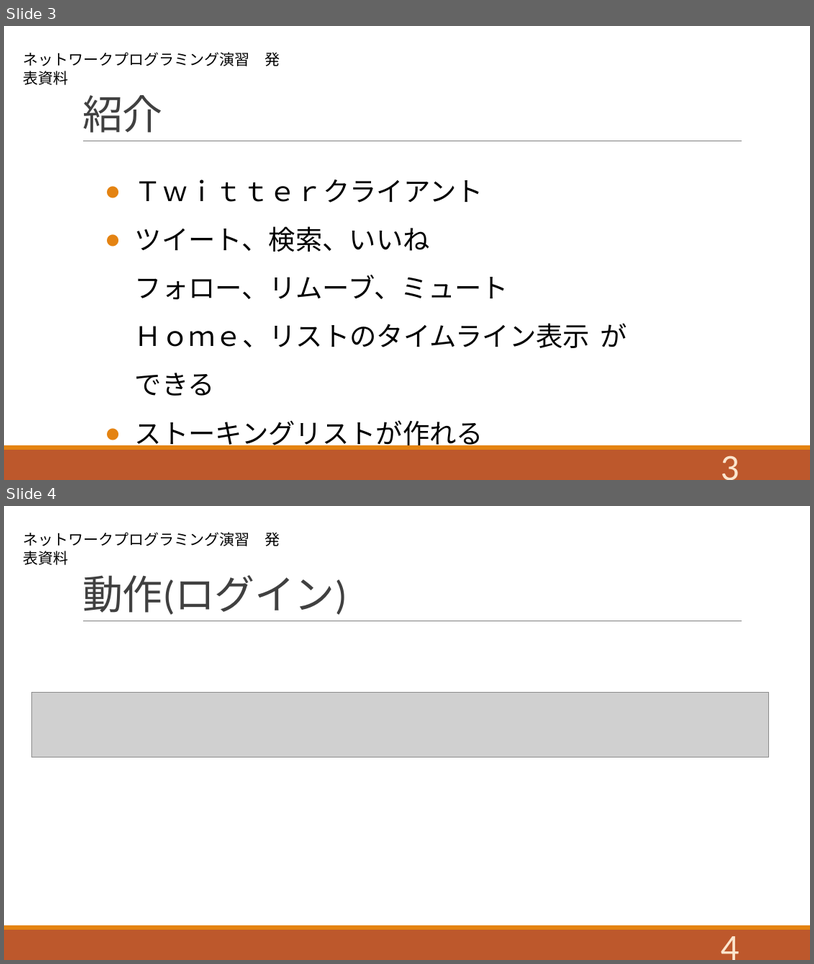
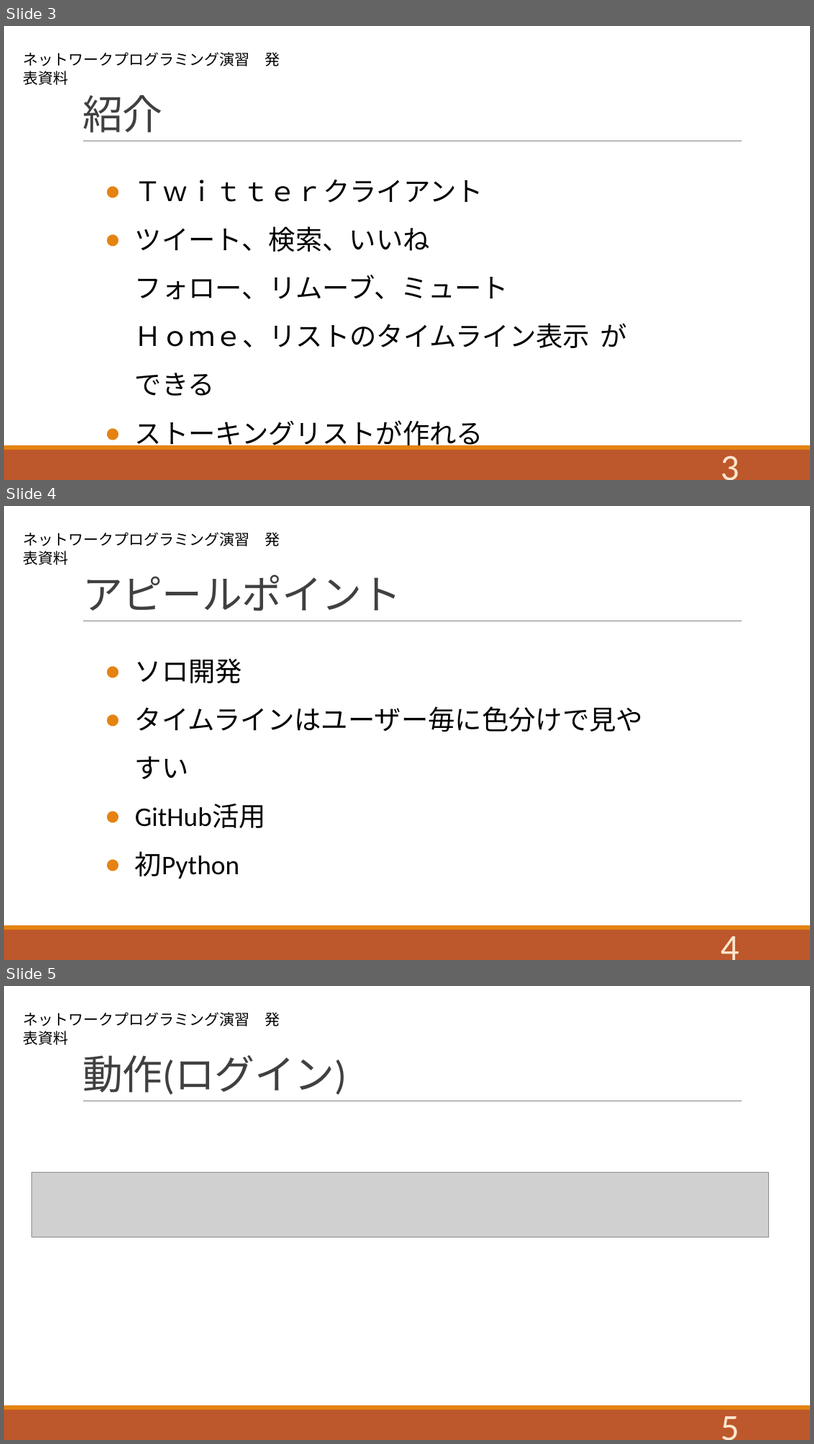
Before and after one commit to nemu-ism/reverb, a slide deck: reverb.pptx. Shown one above the other, each under a label of ours: slides 3 and 4 before the commit, slides 3, 4 and 5 after it. The pictures are 814x964 and 814x1444 pixels, drawn with LibreOffice and Linux fonts; fonts in the diff are those of the drawing; grey boxes stand for pictures. Boxes give left, top, right and bottom in pixels: in the first picture for what was removed or moved away, otherwise in the second. Text is boxed around its words. In the diff, an @@ line names an element or a change of style, - is before the commit and + after.

```diff
--- a/reverb.pptx
+++ b/reverb.pptx
@@ slide 4 added at box(4, 506, 810, 960), background #FFFFFF; not listed: 4 template elements that a slide beside it also shows @@
@@ title added at box(82, 574, 402, 611), 48 pt, text #404040 @@
+アピールポイント
@@ text added at box(135, 659, 643, 878), 32 pt, text #000000 @@
+● ソロ開発
+● タイムラインはユーザー毎に色分けで見やすい
+● GitHub活用
+● 初Python
@@ page number added at box(659, 933, 746, 957), 44 pt, text #FBE6CE @@
+4
@@ what was slide 4 is now slide 5 @@
@@ page number at box(659, 1413, 746, 1437): text changed @@
-4
+5
```
Also in this commit, not shown: 1 slide changed, 1 other file.
